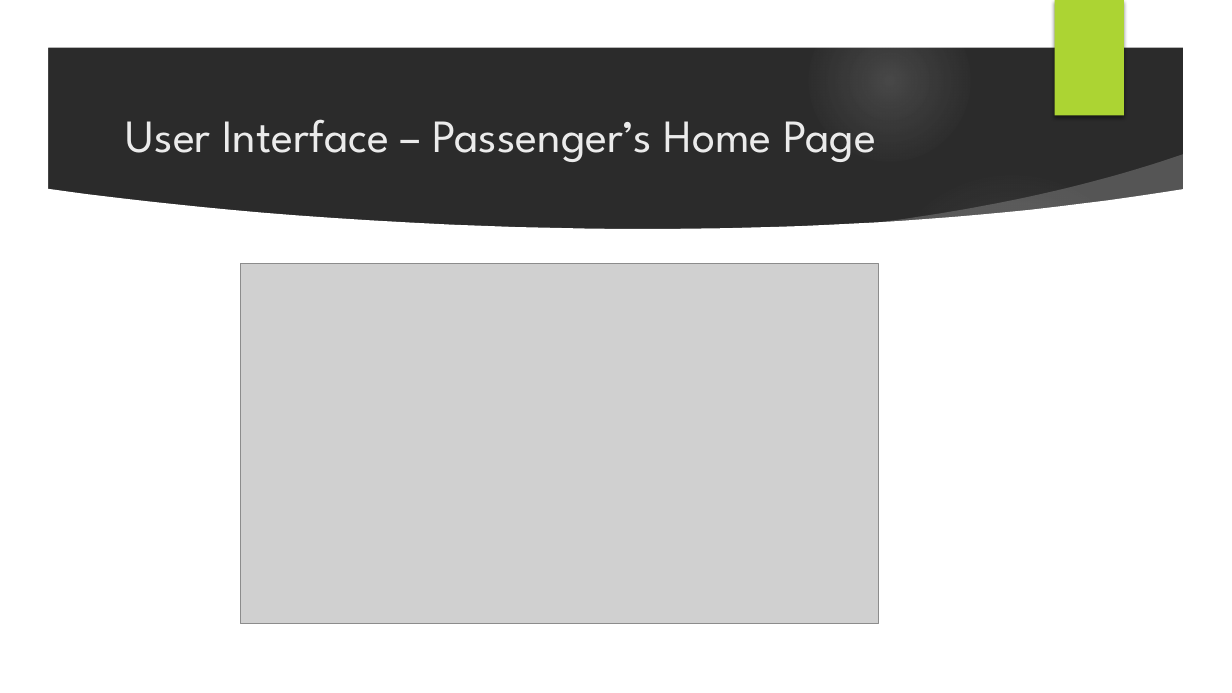
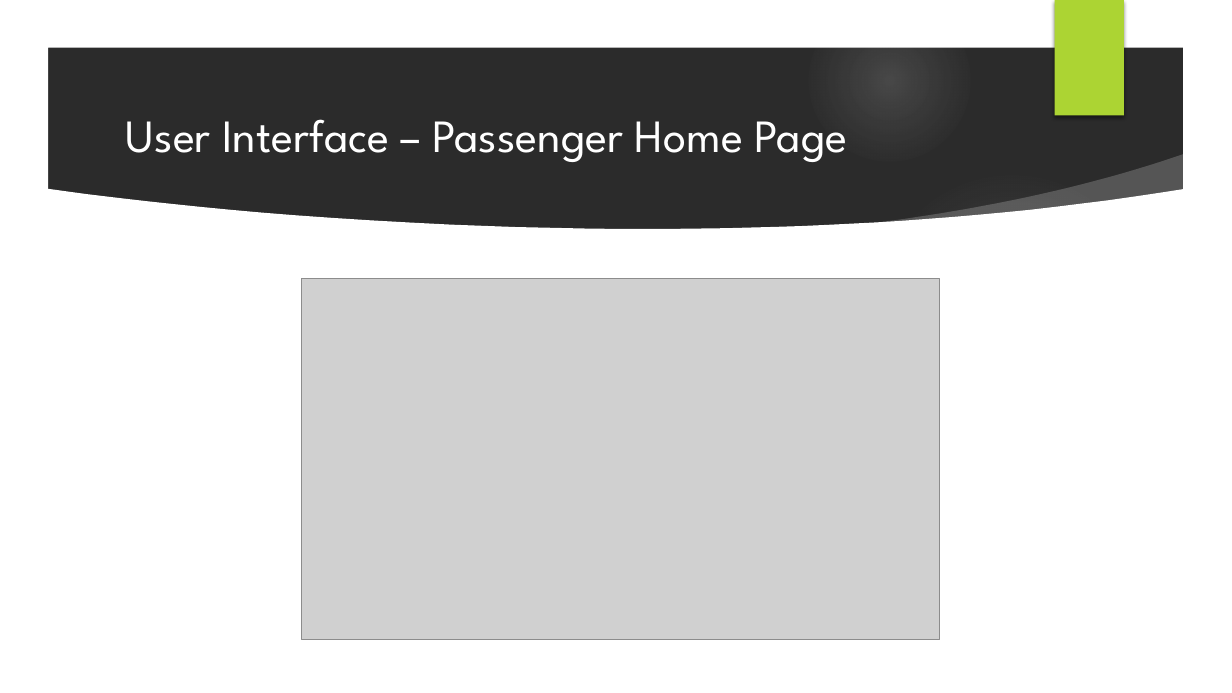
Before and after one commit to Maiux92/ingsw2project, a slide deck: slide 12 of Slides/Project Presentation.pptx. Drawn at 1232x693 pixels with LibreOffice and Linux fonts; fonts in the diff are those of the drawing; grey boxes stand for pictures; background and template pictures are left out; a plain dark background stands for a picture behind light text. Boxes give left, top, right and bottom in pixels: in the first picture for what was removed or moved away, otherwise in the second. Text is boxed around its words. In the diff, an @@ line names an element or a change of style, - is before the commit and + after.

```diff
--- a/Slides/Project Presentation.pptx
+++ b/Slides/Project Presentation.pptx
@@ title at box(126, 119, 848, 162): text changed; text colour #EBEBEB to #FFFFFF @@
-User Interface – Passenger’s Home Page
+User Interface – Passenger Home Page
@@ picture: place and size @@
-picture at box(240, 263, 879, 625)
+picture at box(301, 278, 940, 640)
```
Also in this commit, not shown: 54 other slides changed, 3 slides added, 3 slides removed, 2 other files.
